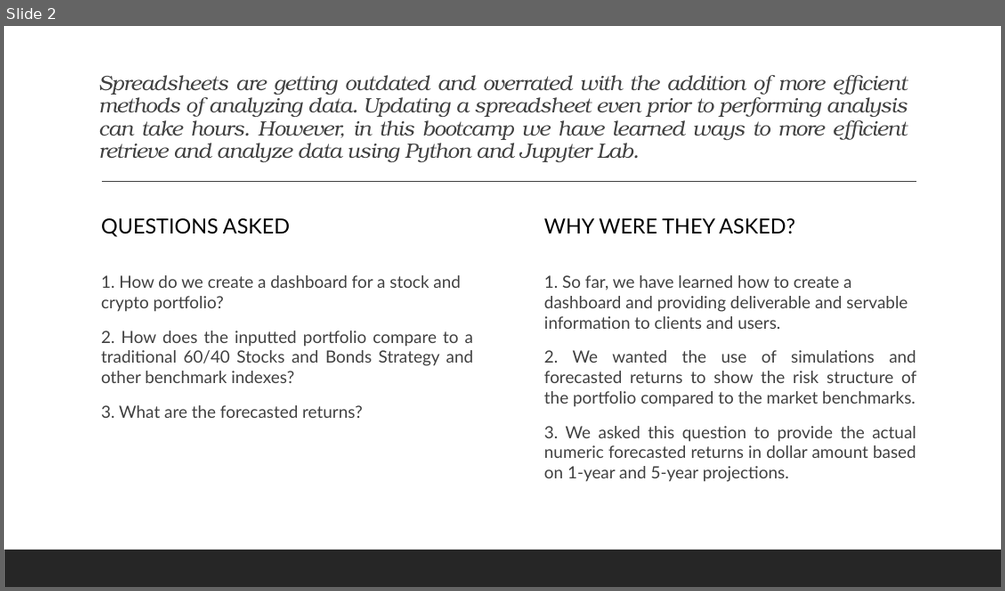
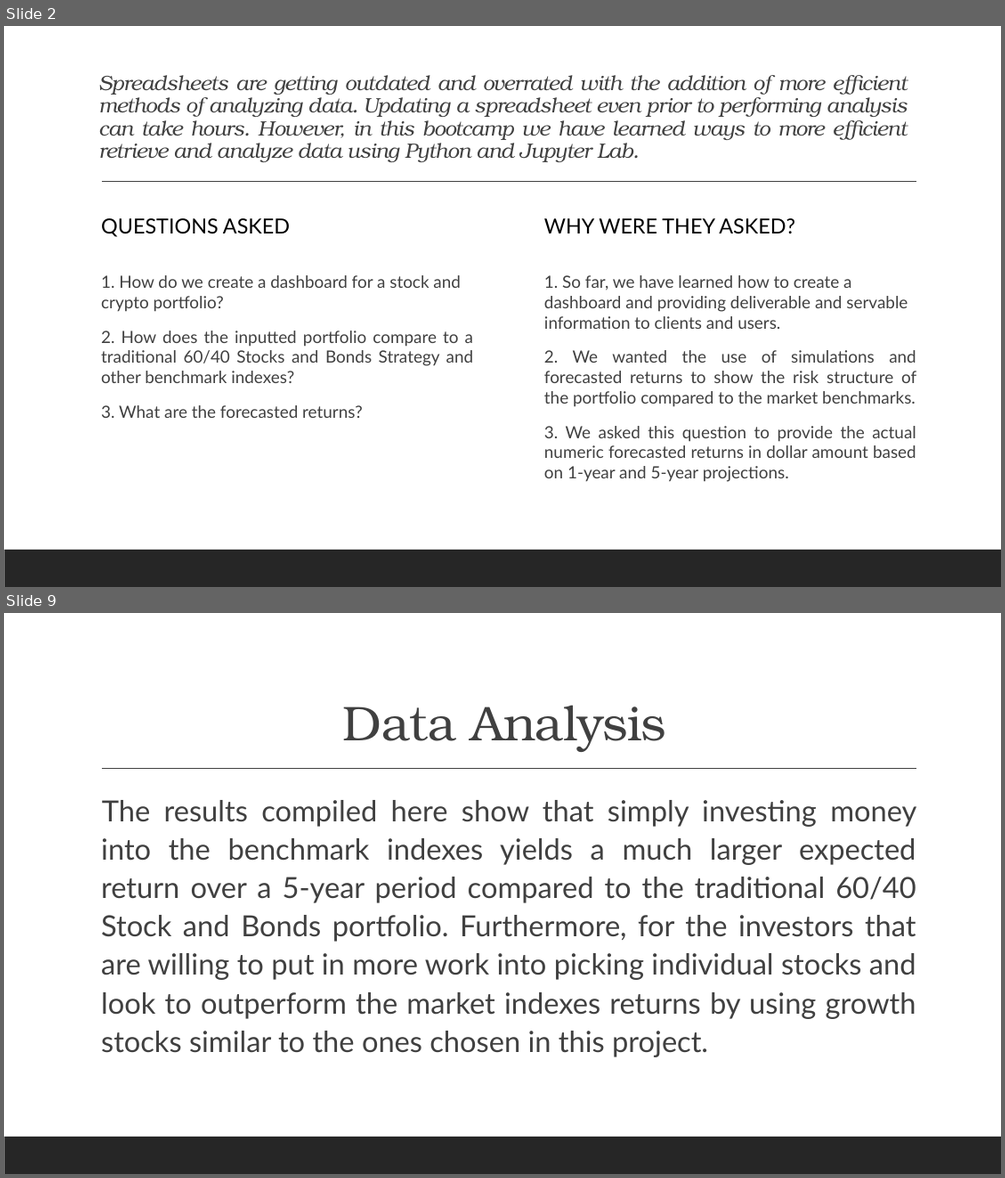
Before and after one commit to JordanCandido/Portfolio-Analysis-and-Monte-Carlo-Simulations, a slide deck: Project 1 ppt.pptx. Shown one above the other, each under a label of ours: slide 2 before the commit, slides 2 and 9 after it; the slides between them are not shown. The pictures are 1005x591 and 1005x1178 pixels, drawn with LibreOffice and Linux fonts; fonts in the diff are those of the drawing. Boxes give left, top, right and bottom in pixels: in the first picture for what was removed or moved away, otherwise in the second. Text is boxed around its words. In the diff, an @@ line names an element or a change of style, - is before the commit and + after.

```diff
--- a/Project 1 ppt.pptx
+++ b/Project 1 ppt.pptx
@@ slide 9 added at <box>4,613,1001,1174</box>, background #FFFFFF; not listed: 2 template elements that a slide beside it also shows @@
@@ title added at <box>343,705,667,752</box>, 47 pt, text #404040 @@
+Data Analysis
@@ text added at <box>101,800,916,1057</box>, 28 pt, text #404040 @@
+  The results compiled here show that simply investing money into the benchmark indexes yields a much larger expected return over a 5-year period compared to the traditional 60/40 Stock and Bonds portfolio. Furthermore, for the investors that are willing to put in more work into picking individual stocks and look to outperform the market indexes returns by using growth stocks similar to the ones chosen in this project.
```
Also in this commit, not shown: 2 slides changed, 7 other slides added.
